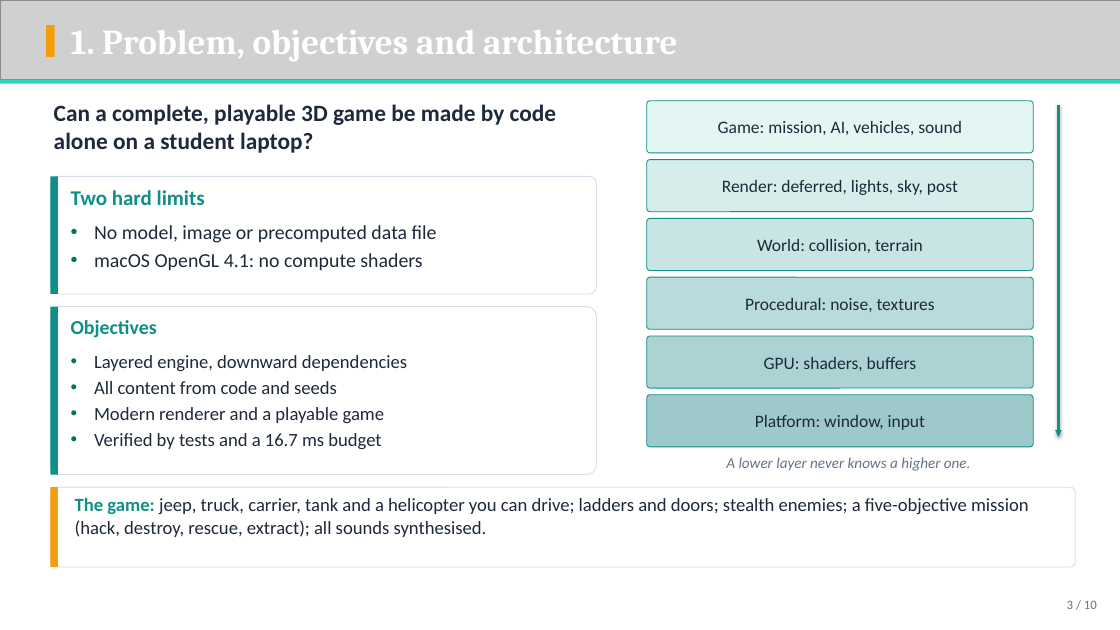
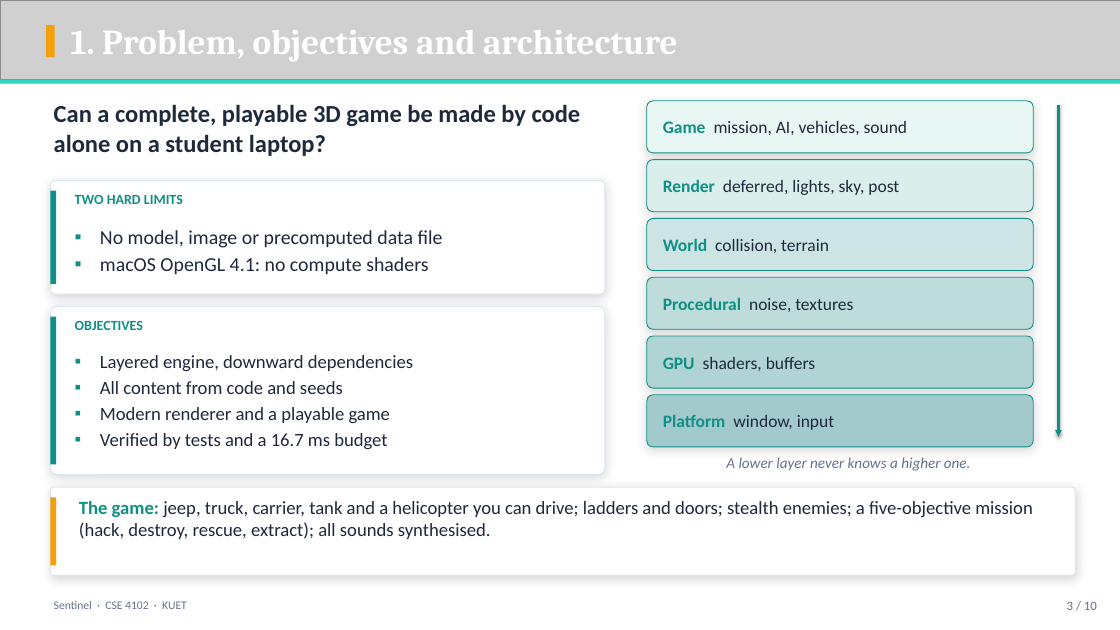
Before and after one commit to ShifatHasanGNS/Sentinel, a slide deck: slide 3 of Docs/Deliverables/Slides/Sentinel_Presentation.pptx. Drawn at 1120x630 pixels with LibreOffice and Linux fonts; fonts in the diff are those of the drawing; grey boxes stand for pictures; background and template pictures are left out. Boxes give left, top, right and bottom in pixels: in the first picture for what was removed or moved away, otherwise in the second. Text is boxed around its words. In the diff, an @@ line names an element or a change of style, - is before the commit and + after.

Commit message:
Slides: transparent single-font equation images, shadowed panels, chevron pipelines, Libertine theme for the PDF

```diff
--- a/Docs/Deliverables/Slides/Sentinel_Presentation.pptx
+++ b/Docs/Deliverables/Slides/Sentinel_Presentation.pptx
@@ text "Can a complete, playable 3D ..." at <box>54,104,581,156</box>: size 20 to 21 pt @@
@@ rounded rectangle at <box>647,101,1033,153</box>: fill #E4F6F3 to #E8F7F4; shadow on; proportions changed @@
@@ text at <box>663,121,908,135</box>: text changed @@
-Game: mission, AI, vehicles, sound
+Game mission, AI, vehicles, sound
@@ rounded rectangle at <box>647,160,1033,212</box>: fill #D6EDEB to #DAEEEC; shadow on; proportions changed @@
@@ text at <box>663,179,899,195</box>: text changed @@
-Render: deferred, lights, sky, post
+Render deferred, lights, sky, post
@@ rectangle: place and size @@
-rectangle at <box>50,176,58,294</box>
+rectangle at <box>50,191,56,284</box>
@@ outline #D5DEE8 0.75 pt to #DDE5EE 0.75 pt; shadow on; proportions changed in 3 elements at <box>50,307,605,475</box>, <box>50,487,1075,576</box>, <box>50,181,605,294</box> @@
@@ rounded rectangle: place and size @@
-rounded rectangle at <box>50,176,597,294</box>
+rounded rectangle at <box>50,181,605,294</box>
@@ text at <box>75,195,183,204</box>: text changed; size 18 to 12 pt @@
-Two hard limits
+TWO HARD LIMITS
@@ text "No model, image or precomputed ..." at <box>100,230,443,275</box>: bullet • to ▪; bullet colour #007A3D to #0F8F85 @@
@@ rounded rectangle at <box>647,218,1033,271</box>: fill #C8E4E3 to #CCE5E4; shadow on; proportions changed @@
@@ text at <box>663,238,829,253</box>: text changed @@
-World: collision, terrain
+World collision, terrain
@@ rounded rectangle at <box>647,277,1033,329</box>: fill #BADBDB to #BEDCDC; shadow on; proportions changed @@
@@ text at <box>663,297,853,312</box>: text changed @@
-Procedural: noise, textures
+Procedural noise, textures
@@ rectangle: place and size @@
-rectangle at <box>50,307,58,475</box>
+rectangle at <box>50,317,56,465</box>
@@ rounded rectangle: place and size @@
-rounded rectangle at <box>50,307,597,475</box>
+rounded rectangle at <box>50,307,605,475</box>
@@ text at <box>75,321,143,330</box>: text changed; size 17 to 12 pt @@
-Objectives
+OBJECTIVES
@@ text "Layered engine, downward dependencies" at <box>100,355,413,449</box>: bullet • to ▪; bullet colour #007A3D to #0F8F85 @@
@@ rounded rectangle at <box>647,336,1033,388</box>: fill #ACD2D3 to #B0D3D4; shadow on; proportions changed @@
@@ text at <box>663,357,816,371</box>: text changed @@
-GPU: shaders, buffers
+GPU shaders, buffers
@@ rounded rectangle at <box>647,395,1033,447</box>: fill #9EC9CB to #A2CACC; shadow on; proportions changed @@
@@ text at <box>663,415,834,430</box>: text changed @@
-Platform: window, input
+Platform window, input
@@ rectangle: place and size @@
-rectangle at <box>50,487,58,567</box>
+rectangle at <box>50,497,56,565</box>
@@ rounded rectangle: place and size @@
-rounded rectangle at <box>50,487,1075,567</box>
+rounded rectangle at <box>50,487,1075,576</box>
@@ text "The game: jeep, truck, carrier, ...": place and size @@
-text "The game: jeep, truck, carrier, ..." at <box>75,498,1029,537</box>
+text "The game: jeep, truck, carrier, ..." at <box>79,501,1033,539</box>
@@ text added at <box>54,601,187,609</box>, 10 pt, text #64748B @@
+Sentinel · CSE 4102 · KUET
```
Also in this commit, not shown: 8 other slides changed, 29 other files.
